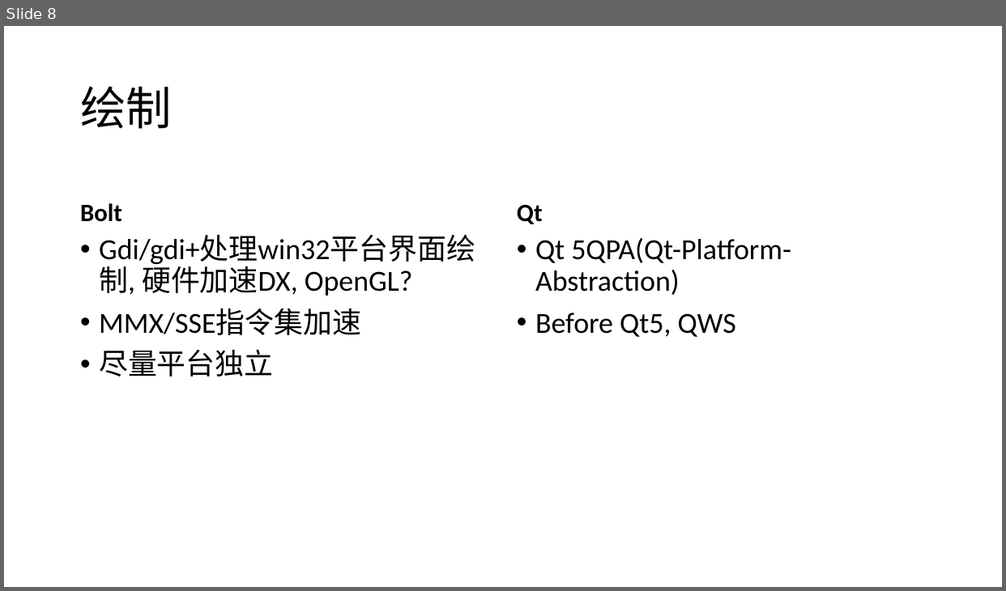
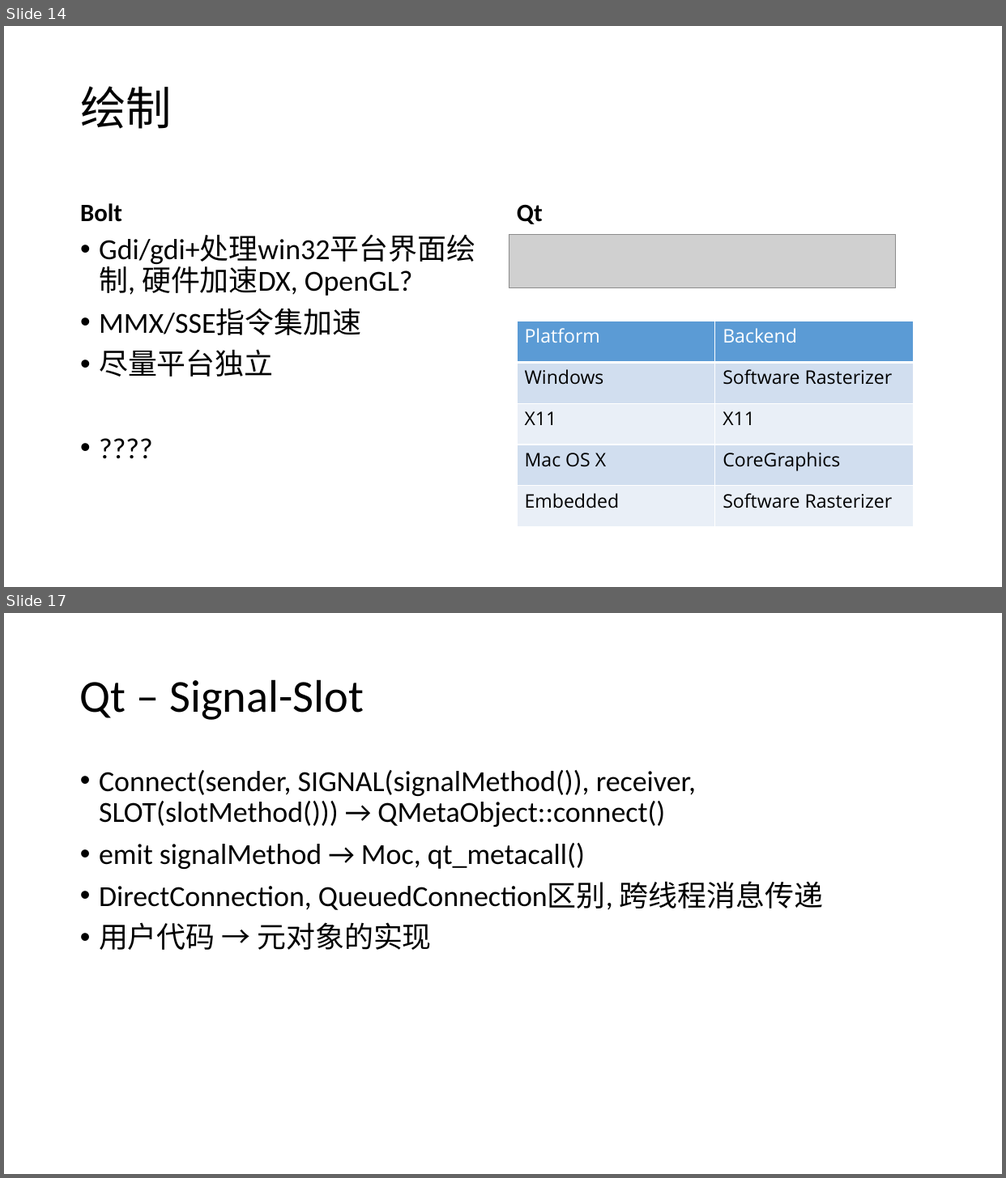
Before and after one commit to nifei/samples, a slide deck: Bolt_Qt.pptx. Shown one above the other, each under a label of ours: slide 8 before the commit, slides 14 and 17 after it; the slides between them are not shown. The pictures are 1006x591 and 1006x1178 pixels, drawn with LibreOffice and Linux fonts; fonts in the diff are those of the drawing; grey boxes stand for pictures; background and template pictures are left out. Boxes give left, top, right and bottom in pixels: in the first picture for what was removed or moved away, otherwise in the second. Text is boxed around its words. In the diff, an @@ line names an element or a change of style, - is before the commit and + after.

```diff
--- a/Bolt_Qt.pptx
+++ b/Bolt_Qt.pptx
@@ slide 17 added at [4, 613, 1002, 1174], background picture (left out) @@
@@ title added at [80, 679, 364, 720], 44 pt, text #000000 @@
+Qt – Signal-Slot
@@ text added at [99, 770, 823, 950], 28 pt, text #000000 @@
+• Connect(sender, SIGNAL(signalMethod()), receiver, SLOT(slotMethod())) → QMetaObject::connect()
+• emit signalMethod → Moc, qt_metacall()
+• DirectConnection, QueuedConnection区别, 跨线程消息传递
+• 用户代码 → 元对象的实现
@@ what was slide 8 is now slide 14 @@
@@ slide 14 changed as well @@
@@ text at [99, 236, 475, 377]: paragraph added @@
+• ????
@@ picture added at [509, 235, 896, 288] @@
@@ text removed at [535, 238, 791, 337] @@
-• Qt 5QPA(Qt-Platform-Abstraction)
-• Before Qt5, QWS
@@ table added at [517, 321, 914, 527], 5 rows, 2 columns @@
+Platform | Backend
+Windows | Software Rasterizer
+X11 | X11
+Mac OS X | CoreGraphics
+Embedded | Software Rasterizer
```
Also in this commit, not shown: 10 other slides changed, 6 other slides added, 5 other files.
